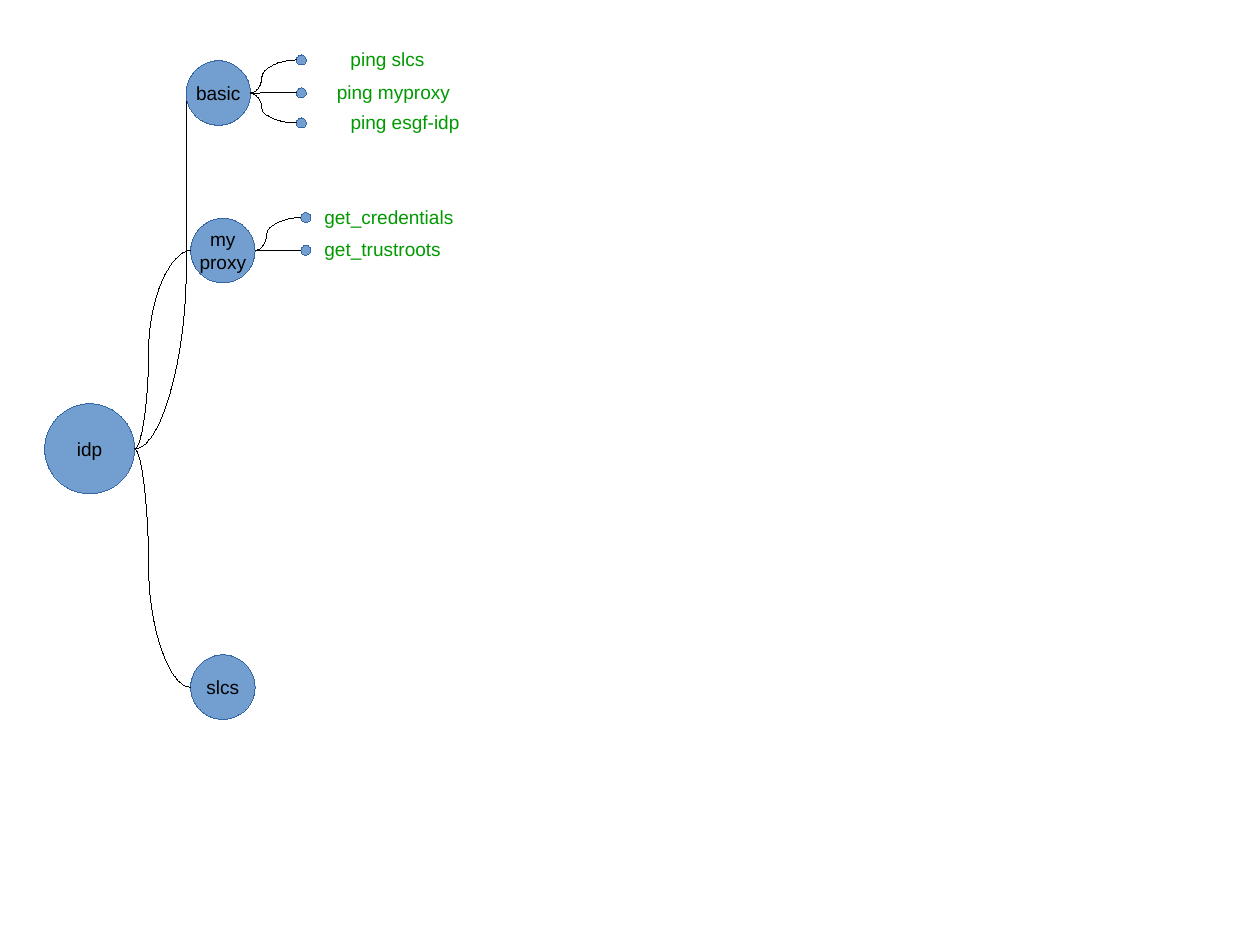
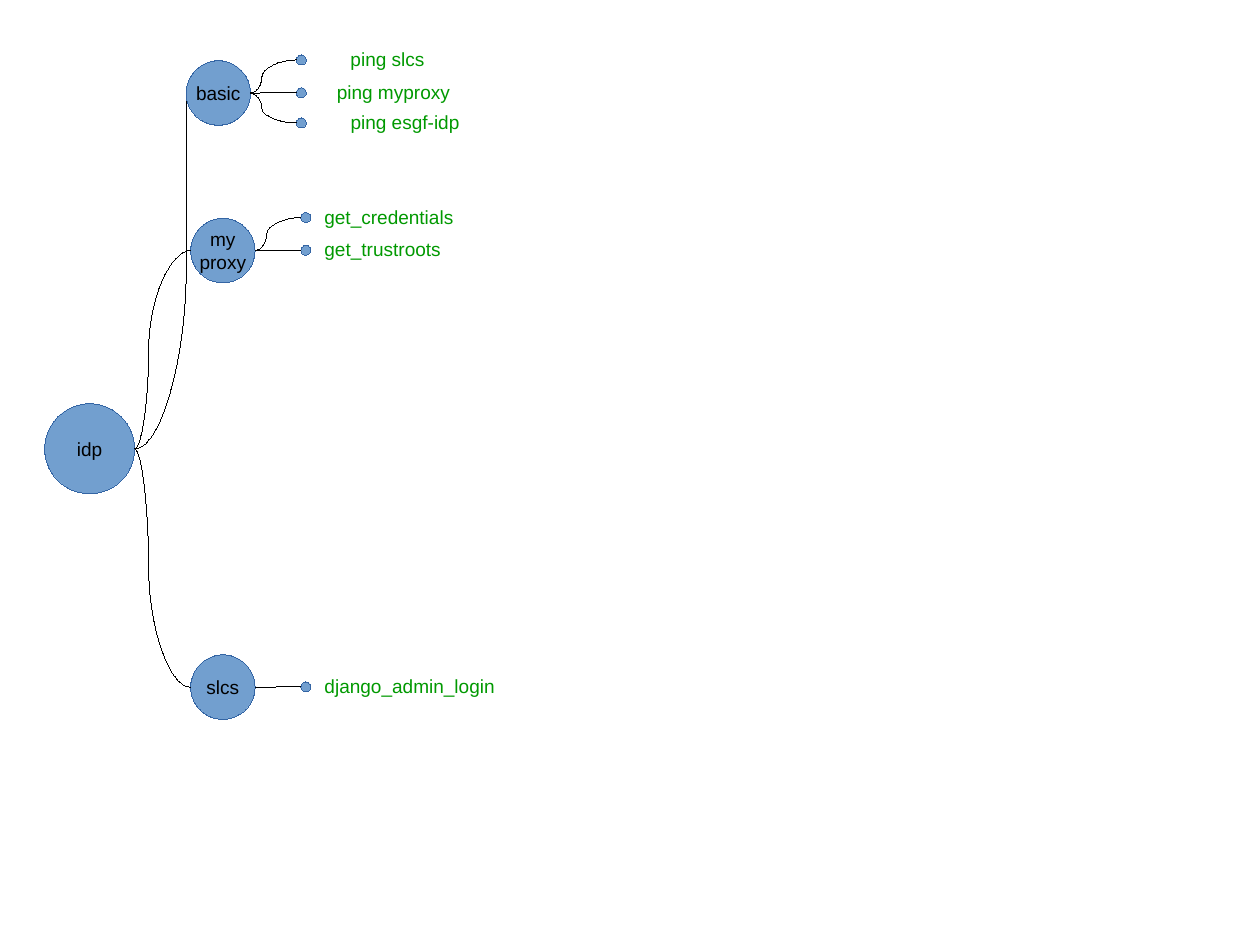
Before and after one commit to ESGF/esgf-test-suite, a slide deck: slide 4 of esgf-test-suite/doc/test_plan.odp. Drawn at 1260x945 pixels with LibreOffice and Linux fonts; fonts in the diff are those of the drawing. Boxes give left, top, right and bottom in pixels: in the first picture for what was removed or moved away, otherwise in the second. Text is boxed around its words. In the diff, an @@ line names an element or a change of style, - is before the commit and + after.

Commit message:
add django admin interface test

```diff
--- a/esgf-test-suite/doc/test_plan.odp
+++ b/esgf-test-suite/doc/test_plan.odp
@@ line added from (255, 687) to (301, 687), #000000 0 pt @@
@@ ellipse added at (x1=301, y1=681, x2=311, y2=692), fill #729FCF, outline #3465A4 0 pt @@
@@ text added at (x1=324, y1=679, x2=494, y2=697), 12 pt, text #009900 @@
+django_admin_login
```
Also in this commit, not shown: 4 other files.
